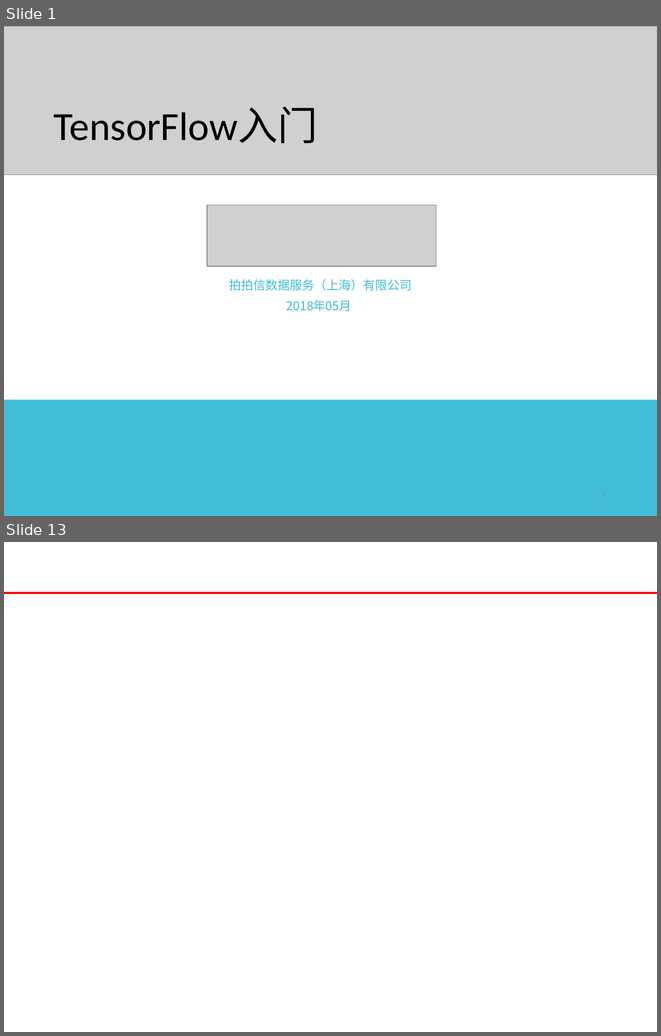
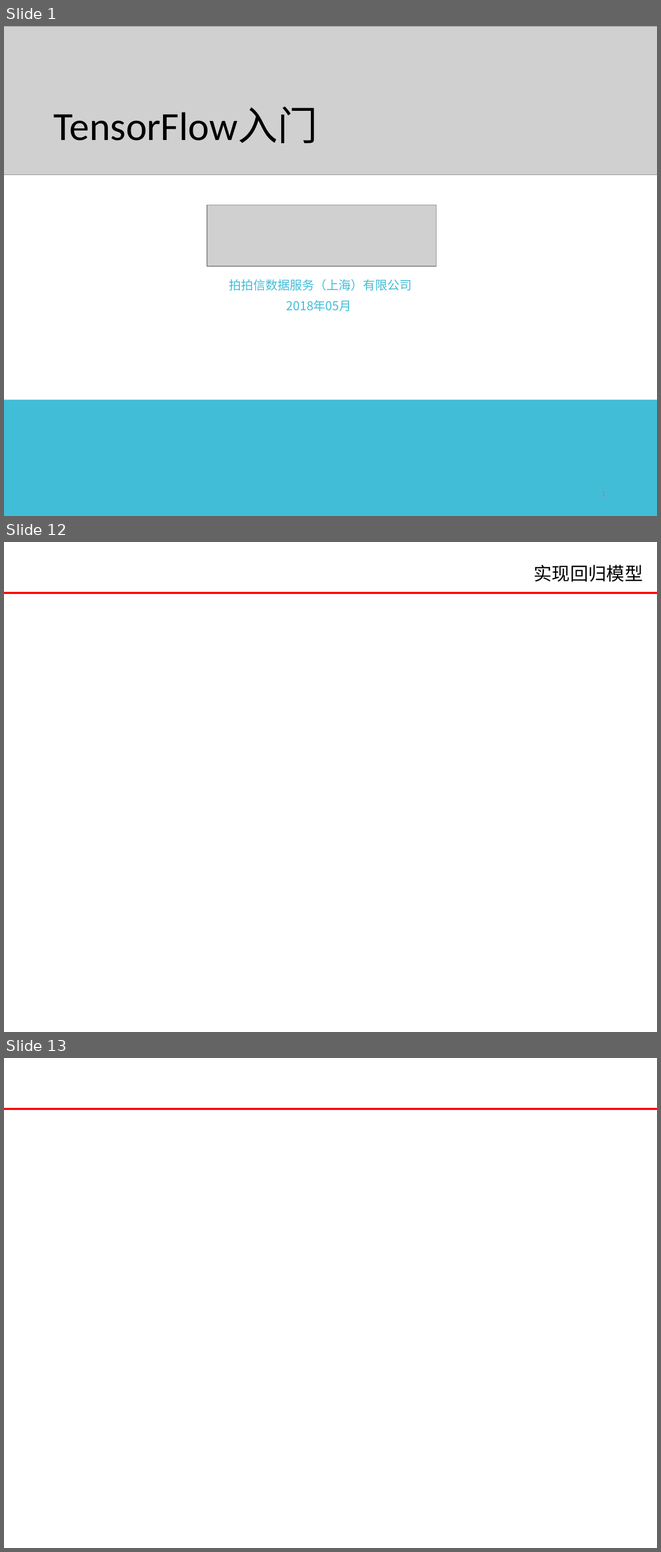
Before and after one commit to jaysoncho92/learn_tensorflow, a slide deck: TensorFlow入门.pptx. Shown one above the other, each under a label of ours: slides 1 and 13 before the commit, slides 1, 12 and 13 after it; the slides between them are not shown. The pictures are 661x1036 and 661x1552 pixels, drawn with LibreOffice and Linux fonts; fonts in the diff are those of the drawing; grey boxes stand for pictures. Boxes give left, top, right and bottom in pixels: in the first picture for what was removed or moved away, otherwise in the second. Text is boxed around its words. In the diff, an @@ line names an element or a change of style, - is before the commit and + after.

```diff
--- a/TensorFlow入门.pptx
+++ b/TensorFlow入门.pptx
@@ slide 12 added at (4,542,657,1032), background #FFFFFF @@
@@ text added at (534,565,643,582), 20 pt, text #000000 @@
+实现回归模型
@@ line added from (4, 593) to (657, 593), #FF0000 2.25 pt @@
```
Also in this commit, not shown: 9 slides changed, 1 other slide added, 2 slides removed, 4 other files.
